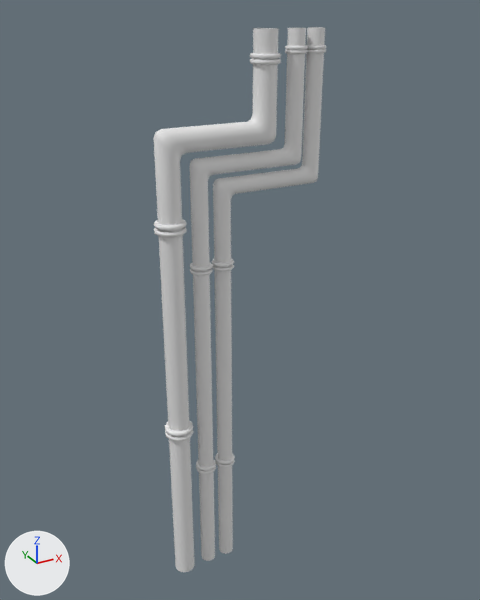
An edit to the FBX model Assets/Models/pipe.fbx, drawn before and after from the same camera.
Rendered twice from a 50 mm camera at (-5.12, -12.3, 13.41) aimed at (1.78, 0.25, 7.13). The lights are fixed; the arrows at lower left show +X, +Y and +Z. Where no turn or scale is listed for an object, it has been applied to the vertices.

Before the edit, the objects in view are built like this:
```python
me_circle_012 = bpy.data.meshes.new('Circle.012')
me_circle_012.from_pydata(...)  # 132 vertices, 120 faces; spans x -0.25..2.49, y -0.25..0.25, z 0.0..13.03
me_circle_014 = bpy.data.meshes.new('Circle.014')
me_circle_014.from_pydata(...)  # 1728 vertices, 1512 faces; spans x -0.34..3.68, y -0.34..0.34, z 2.86..12.69
me_circle_017 = bpy.data.meshes.new('Circle.017')
me_circle_017.from_pydata(...)  # 264 vertices, 240 faces; spans x 0.5..3.64, y -0.19..0.19, z 0.0..13.03
ob_steel_base1 = bpy.data.objects.new('steel_base1', me_circle_017)
ob_steel_base1.location = (0.0, 0.0, 0.0)
ob_steel_base2 = bpy.data.objects.new('steel_base2', me_circle_012)
ob_steel_base2.location = (0.0, 0.0, 0.0)
ob_steel_krep = bpy.data.objects.new('steel_krep', me_circle_014)
ob_steel_krep.location = (0.0, 0.0, 0.0)
```
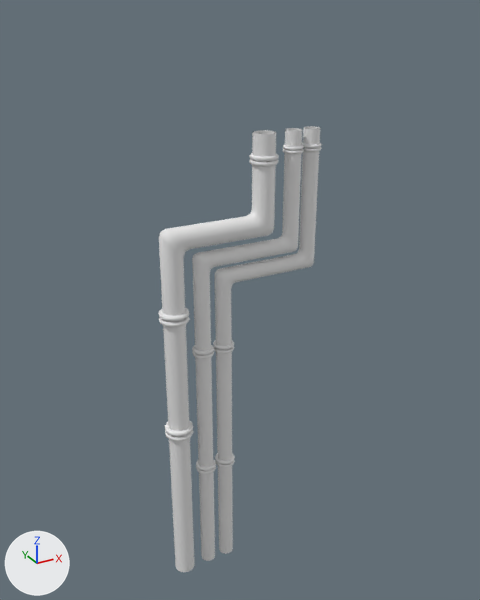
Commit message: Update model Pipe

Boxes [x1, y1, x2, y2] around the edits, measured in the pictures (480 x 600 px; the box of a moved part takes in the faces that stretch with it):
'steel_base1', reshaped (19% shorter): before [190, 27, 325, 561]; after [192, 126, 320, 561]
'steel_base2', reshaped (6% narrower, 19% shorter): before [154, 28, 279, 572]; after [159, 130, 276, 572]
'steel_krep', reshaped (23% shorter): before [154, 45, 327, 474]; after [158, 143, 322, 474]
part 2 of me_circle_014, moved or reshaped: before [250, 53, 281, 59]; after [249, 153, 279, 161]
part 3 of me_circle_014, moved or reshaped: before [250, 58, 281, 65]; after [249, 159, 279, 166]
part 4 of me_circle_014, moved or reshaped: before [154, 219, 187, 231]; after [158, 308, 190, 321]
part 5 of me_circle_014, moved or reshaped: before [154, 227, 187, 237]; after [159, 316, 190, 327]
part 6 of me_circle_014, moved or reshaped: before [285, 46, 308, 50]; after [283, 144, 304, 150]
part 7 of me_circle_014, moved or reshaped: before [285, 50, 307, 54]; after [283, 149, 304, 154]
part 8 of me_circle_014, moved or reshaped: before [190, 263, 213, 271]; after [192, 345, 214, 355]
part 9 of me_circle_014, moved or reshaped: before [190, 268, 213, 276]; after [192, 351, 214, 359]
part 10 of me_circle_014, moved or reshaped: before [305, 45, 327, 49]; after [302, 143, 322, 148]
part 11 of me_circle_014, moved or reshaped: before [306, 49, 326, 53]; after [303, 147, 322, 152]
part 12 of me_circle_014, moved or reshaped: before [211, 258, 234, 267]; after [213, 340, 234, 350]
part 13 of me_circle_014, moved or reshaped: before [212, 264, 234, 271]; after [213, 346, 234, 354]

What changed in the scene script:
```text
Change me_circle_012:
    where me_circle_012.from_pydata(...)  # 132 vertices, 120 faces; spans x -0.25..2.49, y -0.25..0.25, z 0.0..13.03
    used by ob_steel_base2; location = (0.0, 0.0, 0.0)
    me_circle_012 part 1: all 120 vertices in x -0.25..2.49, y -0.25..0.25, z 9.26..13.03 are moved by (0.0, 0.0, -2.03)
Change me_circle_014:
    where me_circle_014.from_pydata(...)  # 1728 vertices, 1512 faces; spans x -0.34..3.68, y -0.34..0.34, z 2.86..12.69
    used by ob_steel_krep; location = (0.0, 0.0, 0.0)
    me_circle_014 part 2: the loose piece of 96 vertices spanning x 1.92..2.55, y -0.31..0.31, z 12.48..12.57 is moved by (0.0, 0.0, -2.03)
    me_circle_014 part 3: the loose piece of 96 vertices spanning x 1.92..2.55, y -0.31..0.31, z 12.37..12.46 is moved by (0.0, 0.0, -2.03)
    me_circle_014 part 4: the loose piece of 96 vertices spanning x -0.34..0.34, y -0.34..0.34, z 9.26..9.37 is moved by (0.0, 0.0, -2.03)
    me_circle_014 part 5: the loose piece of 96 vertices spanning x -0.34..0.34, y -0.34..0.34, z 9.13..9.23 is moved by (0.0, 0.0, -2.03)
    me_circle_014 part 6: the loose piece of 96 vertices spanning x 2.74..3.2, y -0.23..0.23, z 12.62..12.69 is moved by (0.0, 0.0, -2.03)
    me_circle_014 part 7: the loose piece of 96 vertices spanning x 2.74..3.2, y -0.23..0.23, z 12.55..12.62 is moved by (0.0, 0.0, -2.03)
    me_circle_014 part 8: the loose piece of 96 vertices spanning x 0.43..0.93, y -0.25..0.25, z 8.23..8.3 is moved by (0.0, 0.0, -2.03)
    me_circle_014 part 9: the loose piece of 96 vertices spanning x 0.43..0.93, y -0.25..0.25, z 8.12..8.2 is moved by (0.0, 0.0, -2.03)
    me_circle_014 part 10: the loose piece of 96 vertices spanning x 3.22..3.68, y -0.23..0.23, z 12.62..12.69 is moved by (0.0, 0.0, -2.03)
    me_circle_014 part 11: the loose piece of 96 vertices spanning x 3.22..3.68, y -0.23..0.23, z 12.55..12.62 is moved by (0.0, 0.0, -2.03)
    me_circle_014 part 12: the loose piece of 96 vertices spanning x 0.96..1.46, y -0.25..0.25, z 8.23..8.3 is moved by (0.0, 0.0, -2.03)
    me_circle_014 part 13: the loose piece of 96 vertices spanning x 0.96..1.46, y -0.25..0.25, z 8.12..8.2 is moved by (0.0, 0.0, -2.03)
Change me_circle_017:
    where me_circle_017.from_pydata(...)  # 264 vertices, 240 faces; spans x 0.5..3.64, y -0.19..0.19, z 0.0..13.03
    used by ob_steel_base1; location = (0.0, 0.0, 0.0)
    me_circle_017 part 14: all 240 vertices in x 0.5..3.64, y -0.19..0.19, z 8.23..13.03 are moved by (0.0, 0.0, -2.03)
```
